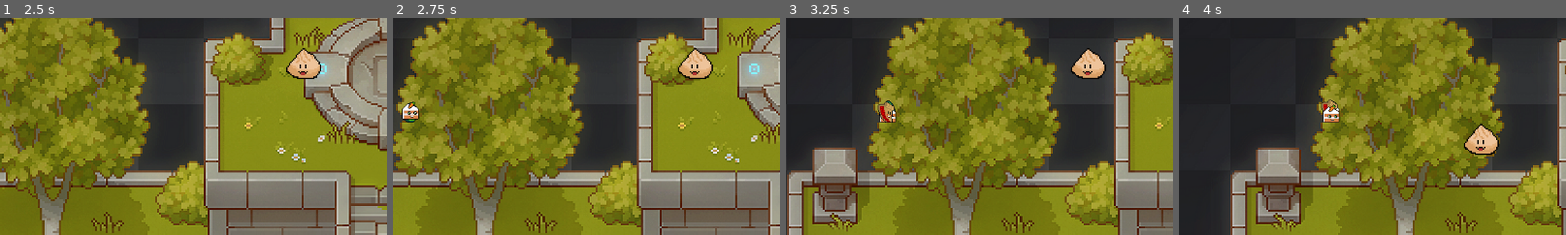
Above: before the commit, frames 1-4 (left to right).
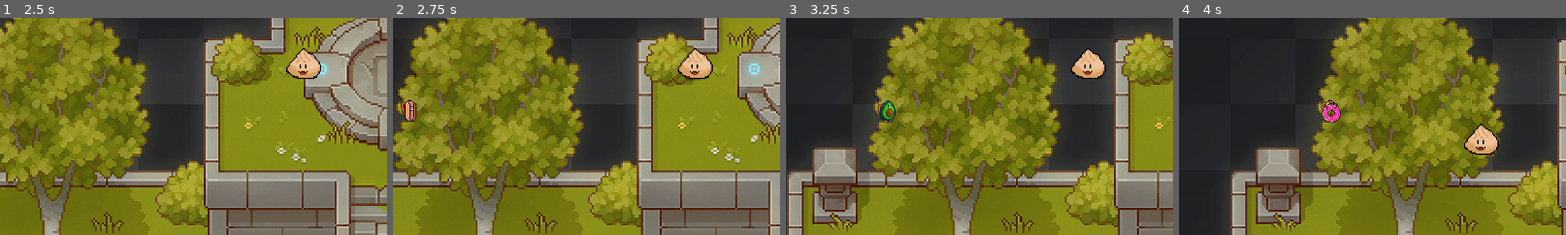
Above: after the commit, the same moments.

Repository: SteamedKoko/Gluttony
Game: Godot game, scene res://scenes/arena/arena.tscn
Two runs of this game, one before a commit and one after it. Both use one fixed random seed, a clock stepped at 60 frames per second and the inputs below.
Inputs:
- Up to frame 1 (2.5 s): tap Enter at 0.5 s; hold Up (up) 0.53-2.03 s; hold S (left) from 2.03 s (still down)
- Up to frame 2 (2.75 s): keep holding S (left)
- Up to frame 3 (3.25 s): keep holding S (left)
- Up to frame 4 (4 s): release S (left) at 3.53 s; hold Down (down) from 3.53 s (still down)
The pictures show only the part of the screen within x 1-51%, y 30-80%; the shares and areas given below are measured in that part.

Frame 1 is identical in both runs. In frame 2, 0.4% of the frame differs, in the area x 2-7%, y 37-49%; in frame 3, 0.3%; in frame 4, 0.4%, in the area x 36-42%, y 37-49%.
Error after the commit: Attempt to call function 'is_colliding' in base 'null instance' on a null instance. (res://entities/monsters/base_monster.gd:23)

Commit message:
i dunno man

Diff:
--- a/entities/monsters/BaseMonster.tscn
+++ b/entities/monsters/BaseMonster.tscn
@@ -1,14 +1,20 @@
-[gd_scene load_steps=3 format=3 uid="uid://dc468wyvg3gtb"]
+[gd_scene load_steps=4 format=3 uid="uid://dc468wyvg3gtb"]
 
 [ext_resource type="Script" uid="uid://chbsh6fscghxc" path="res://entities/monsters/base_monster.gd" id="1_sl6m7"]
+[ext_resource type="PackedScene" uid="uid://cmiuc2trhsyq7" path="res://utils/soft_collision/soft_collision.tscn" id="2_sl6m7"]
 
 [sub_resource type="RectangleShape2D" id="RectangleShape2D_sl6m7"]
 
 [node name="BaseMonster" type="CharacterBody2D"]
-position = Vector2(-1, 0)
+disable_mode = 1
 collision_layer = 4
-collision_mask = 13
+collision_mask = 9
 script = ExtResource("1_sl6m7")
+metadata/_custom_type_script = "uid://chbsh6fscghxc"
 
 [node name="CollisionShape2D" type="CollisionShape2D" parent="."]
 shape = SubResource("RectangleShape2D_sl6m7")
+debug_color = Color(0.985773, 0, 0.330404, 0.42)
+
+[node name="SoftCollision" parent="." instance=ExtResource("2_sl6m7")]
+scale = Vector2(1.425, 1.425)
--- a/entities/monsters/base_monster.gd
+++ b/entities/monsters/base_monster.gd
@@ -1,36 +1,36 @@
 class_name BaseMonster
 extends CharacterBody2D
 
-@export var monster_sprite = GlobalSpriteAssets.MonsterSprites.PIE
+@onready var player = get_tree().get_nodes_in_group("player")[0]
+@onready var soft_collision = $SoftCollision
 
-@onready var player = get_tree().get_nodes_in_group("player")[0]
+var move_speed: float = 100
+var acceleration: float = 100
+
+var _exp_value: float = 1
+var _damage: float = 1
+
+func _ready() -> void:
+	pass
+
+func _physics_process(_delta: float) -> void:
+	move_monster(_delta)
+
+func move_monster(delta) -> void:
+	var direction = (player.global_position - global_position).normalized()
+	velocity = velocity.move_toward(direction * move_speed, acceleration * delta)
+
+	if soft_collision.is_colliding():
+		velocity += soft_collision.get_push_vector() * delta * 200
+
+	velocity.x = clamp(velocity.x, -move_speed, move_speed)
+	velocity.y = clamp(velocity.y, -move_speed, move_speed)
+	move_and_slide()
 
 
-var anim: SpriteLoader
-var veclocity: float = 100
-
-var exp_value: float = 1
-var damage: float = 1
-
-func _init(sprite: GlobalSpriteAssets.MonsterSprites):
-	monster_sprite = sprite
-
-func _ready() -> void:
-	var res = GlobalSpriteAssets.MONSTER_RESOURCES.get(monster_sprite).resource
-	anim = SpriteLoader.new()
-	self.add_child(anim)
-	anim.load_sprite(res, 35, 35, 4, 1)
-
-	anim.play()
-
-func _physics_process(_delta: float) -> void:
-	pass
-
-
-func _on_body_entered(body:Node2D) -> void:
-	if body is Player:
-		body.eat_food(exp_value, damage)
-		perish()
+func player_collision_action(body: Node2D) -> void:
+	body.eat_food(_exp_value, _damage)
+	perish()
 
 func perish() -> void:
 	queue_free()
--- a/entities/player/player.gd
+++ b/entities/player/player.gd
@@ -14,24 +14,24 @@
 var is_facing_left: bool = true
 
 func get_movement():
-    var input = Input.get_vector("left", "right", "up", "down")
-    velocity = input * speed;
-    set_orientation()
+	var input = Input.get_vector("left", "right", "up", "down")
+	velocity = input * speed;
+	set_orientation()
 
 func set_orientation():
-    if velocity.x > 0 and is_facing_left:
-        scale.x = -1
-        is_facing_left = false
-    if velocity.x < 0 and !is_facing_left:
-        scale.x = -1
-        is_facing_left = true
+	if velocity.x > 0 and is_facing_left:
+		scale.x = -1
+		is_facing_left = false
+	if velocity.x < 0 and !is_facing_left:
+		scale.x = -1
+		is_facing_left = true
 
 
 func eat_food(exp_gained: float, damage: float):
-    # queue nom sound
-    current_hp -= damage
-    current_exp += exp_gained
+	# queue nom sound
+	current_hp -= damage
+	current_exp += exp_gained
 
 func _physics_process(_delta: float) -> void:
-    get_movement()
-    move_and_slide()
+	get_movement()
+	move_and_slide()
--- a/entities/player/player.tscn
+++ b/entities/player/player.tscn
@@ -17,10 +17,8 @@
 "speed": 5.0
 }]
 
-[node name="Player" type="CharacterBody2D"]
-position = Vector2(-1, 0)
+[node name="Player" type="CharacterBody2D" groups=["player"]]
 collision_layer = 8
-collision_mask = 5
 script = ExtResource("1_abrql")
 
 [node name="CollisionShape2D" type="CollisionShape2D" parent="."]
@@ -31,6 +29,6 @@
 scale = Vector2(0.2, 0.2)
 sprite_frames = SubResource("SpriteFrames_sglur")
 
-[node name="Camera2D" type="Camera2D" parent="." groups=["player"]]
+[node name="Camera2D" type="Camera2D" parent="."]
 drag_horizontal_enabled = true
 drag_vertical_enabled = true
--- a/entities/spawner/spawner.gd
+++ b/entities/spawner/spawner.gd
@@ -4,10 +4,8 @@
 
 
 func _spawn_monster() -> void:
-	var new_monster = BaseMonster.new(GlobalSpriteAssets.get_random_monster())
-	get_parent().add_child(new_monster)
-
-
+	var new_monster = GlobalSpriteAssets.get_random_monster_asset()
+	add_child(new_monster)
 
 func _on_spawn_timer_timeout() -> void:
 	_spawn_monster()
--- a/globals/global_sprite_assets.gd
+++ b/globals/global_sprite_assets.gd
@@ -1,53 +1,78 @@
 class_name GlobalSpriteAssets
+extends Node
 
-static func get_random_monster() -> MonsterSprites:
-    var randomMonsterString = GlobalSpriteAssets.MonsterSprites.keys()[randi() % GlobalSpriteAssets.MonsterSprites.size()]
-    return MonsterSprites.get(randomMonsterString)
+const MONSTER_SCENE: PackedScene = preload("res://entities/monsters/BaseMonster.tscn")
 
-const MONSTER_RESOURCES = {
-    MonsterSprites.AVOCADO : { "resource" = preload("res://entities/monsters/sprites/avocado.png") },
-    MonsterSprites.BOBA: { "resource" = preload("res://entities/monsters/sprites/boba.png") },
-    MonsterSprites.BREAD: { "resource" = preload("res://entities/monsters/sprites/bread.png") },
-    MonsterSprites.CARROT_CAKE: { "resource" = preload("res://entities/monsters/sprites/carrot cake.png") },
-    MonsterSprites.COFFEE: { "resource" = preload("res://entities/monsters/sprites/coffee.png") },
-    MonsterSprites.CORNDOG: { "resource" = preload("res://entities/monsters/sprites/corndog.png") },
-    MonsterSprites.DONUT: { "resource" = preload("res://entities/monsters/sprites/donut.png") },
-    MonsterSprites.HOTDOG: { "resource" = preload("res://entities/monsters/sprites/hotdog.png") },
-    MonsterSprites.JELLY: { "resource" = preload("res://entities/monsters/sprites/jelly.png") },
-    MonsterSprites.JUICE: { "resource" = preload("res://entities/monsters/sprites/juice.png") },
-    MonsterSprites.KETCHUP: { "resource" = preload("res://entities/monsters/sprites/ketchup.png") },
-    MonsterSprites.KISS: { "resource" = preload("res://entities/monsters/sprites/kiss.png") },
-    MonsterSprites.MARSHMALLOW: { "resource" = preload("res://entities/monsters/sprites/marshmallow.png") },
-    MonsterSprites.MUSTARD: { "resource" = preload("res://entities/monsters/sprites/mustard.png") },
-    MonsterSprites.NASILEMAK: { "resource" = preload("res://entities/monsters/sprites/nasilemak.png") },
-    MonsterSprites.ONIGIRI: { "resource" = preload("res://entities/monsters/sprites/onigiri.png") },
-    MonsterSprites.PIE: { "resource" = preload("res://entities/monsters/sprites/pie.png") },
-    MonsterSprites.PIZZA: { "resource" = preload("res://entities/monsters/sprites/pizza.png") },
-    MonsterSprites.POPTART: { "resource" = preload("res://entities/monsters/sprites/poptart.png") },
-    MonsterSprites.SPRING_ONION: { "resource" = preload("res://entities/monsters/sprites/spring onion.png") },
-    MonsterSprites.TEACUP: { "resource" = preload("res://entities/monsters/sprites/teacup.png" ) }
+const DEFAULT_MONSTER_WIDTH: int = 35
+const DEFAULT_MONSTER_HEIGHT: int = 35
+const DEFAULT_MONSTER_FRAMES: int = 4
+const DEFAULT_MONSTER_ROW: int = 1
+
+static func get_random_monster_asset() -> BaseMonster:
+	var randomMonsterString = GlobalSpriteAssets.MonsterSprites.keys()[randi() % GlobalSpriteAssets.MonsterSprites.size()]
+	var sprite = MonsterSprites.get(randomMonsterString)
+	return get_monster_asset(sprite)
+
+static func get_monster_asset(sprite: MonsterSprites) -> BaseMonster:
+	var monster_asset: Dictionary = MONSTER_RESOURCES.get(sprite)
+	monster_asset.get_or_add("width", DEFAULT_MONSTER_WIDTH)
+	monster_asset.get_or_add("height", DEFAULT_MONSTER_HEIGHT)
+	monster_asset.get_or_add("frames", DEFAULT_MONSTER_FRAMES)
+	monster_asset.get_or_add("row", DEFAULT_MONSTER_ROW)
+
+	var new_monster: BaseMonster = MONSTER_SCENE.instantiate()
+
+	var _sprite_loader = SpriteLoader.new()
+	_sprite_loader.load_sprite(monster_asset.resource, monster_asset.width, monster_asset.height, monster_asset.frames, monster_asset.row)
+
+	new_monster.add_child(_sprite_loader)
+
+	return new_monster
+
+static var MONSTER_RESOURCES: Dictionary = {
+	MonsterSprites.AVOCADO : { "resource" = preload("res://entities/monsters/sprites/avocado.png") },
+	MonsterSprites.BOBA: { "resource" = preload("res://entities/monsters/sprites/boba.png") },
+	MonsterSprites.BREAD: { "resource" = preload("res://entities/monsters/sprites/bread.png") },
+	MonsterSprites.CARROT_CAKE: { "resource" = preload("res://entities/monsters/sprites/carrot cake.png") },
+	MonsterSprites.COFFEE: { "resource" = preload("res://entities/monsters/sprites/coffee.png") },
+	MonsterSprites.CORNDOG: { "resource" = preload("res://entities/monsters/sprites/corndog.png") },
+	MonsterSprites.DONUT: { "resource" = preload("res://entities/monsters/sprites/donut.png") },
+	MonsterSprites.HOTDOG: { "resource" = preload("res://entities/monsters/sprites/hotdog.png") },
+	MonsterSprites.JELLY: { "resource" = preload("res://entities/monsters/sprites/jelly.png") },
+	MonsterSprites.JUICE: { "resource" = preload("res://entities/monsters/sprites/juice.png") },
+	MonsterSprites.KETCHUP: { "resource" = preload("res://entities/monsters/sprites/ketchup.png") },
+	MonsterSprites.KISS: { "resource" = preload("res://entities/monsters/sprites/kiss.png") },
+	MonsterSprites.MARSHMALLOW: { "resource" = preload("res://entities/monsters/sprites/marshmallow.png") },
+	MonsterSprites.MUSTARD: { "resource" = preload("res://entities/monsters/sprites/mustard.png") },
+	MonsterSprites.NASILEMAK: { "resource" = preload("res://entities/monsters/sprites/nasilemak.png") },
+	MonsterSprites.ONIGIRI: { "resource" = preload("res://entities/monsters/sprites/onigiri.png") },
+	MonsterSprites.PIE: { "resource" = preload("res://entities/monsters/sprites/pie.png") },
+	MonsterSprites.PIZZA: { "resource" = preload("res://entities/monsters/sprites/pizza.png") },
+	MonsterSprites.POPTART: { "resource" = preload("res://entities/monsters/sprites/poptart.png") },
+	MonsterSprites.SPRING_ONION: { "resource" = preload("res://entities/monsters/sprites/spring onion.png") },
+	MonsterSprites.TEACUP: { "resource" = preload("res://entities/monsters/sprites/teacup.png" ) }
 }
 
 enum MonsterSprites {
-    AVOCADO,
-    BOBA,
-    BREAD,
-    CARROT_CAKE,
-    COFFEE,
-    CORNDOG,
-    DONUT,
-    HOTDOG,
-    JELLY,
-    JUICE,
-    KETCHUP,
-    KISS,
-    MARSHMALLOW,
-    MUSTARD,
-    NASILEMAK,
-    ONIGIRI,
-    PIE,
-    PIZZA,
-    POPTART,
-    SPRING_ONION,
-    TEACUP
+	AVOCADO,
+	BOBA,
+	BREAD,
+	CARROT_CAKE,
+	COFFEE,
+	CORNDOG,
+	DONUT,
+	HOTDOG,
+	JELLY,
+	JUICE,
+	KETCHUP,
+	KISS,
+	MARSHMALLOW,
+	MUSTARD,
+	NASILEMAK,
+	ONIGIRI,
+	PIE,
+	PIZZA,
+	POPTART,
+	SPRING_ONION,
+	TEACUP
 }
--- a/project.godot
+++ b/project.godot
@@ -51,7 +51,7 @@
 2d_physics/layer_1="Wall"
 2d_physics/layer_3="Monster"
 2d_physics/layer_4="Player"
-2d_physics/layer_5="Boid"
+2d_physics/layer_5="SoftCollision"
 
 [rendering]
 
--- a/utils/sprite_loader/sprite_loader.gd
+++ b/utils/sprite_loader/sprite_loader.gd
@@ -4,10 +4,13 @@
 func _init() -> void:
 	pass
 
-func load_sprite(asset: Resource,width: int, height: int, columns: int, row_to_use: int, animation_name: String = "default") -> void:
+func load_sprite(asset: Resource,width: int, height: int, columns: int, row_to_use: int, animation_name: String = "default", play_sprite: bool = true) -> void:
 	sprite_frames = SpriteFrames.new()
 	for i in range(columns):
 		var atlas = AtlasTexture.new()
 		atlas.atlas = asset
 		atlas.region = Rect2(width * i, height * (row_to_use), width, height)
 		sprite_frames.add_frame(animation_name, atlas)
+
+	if play_sprite:
+		play()
